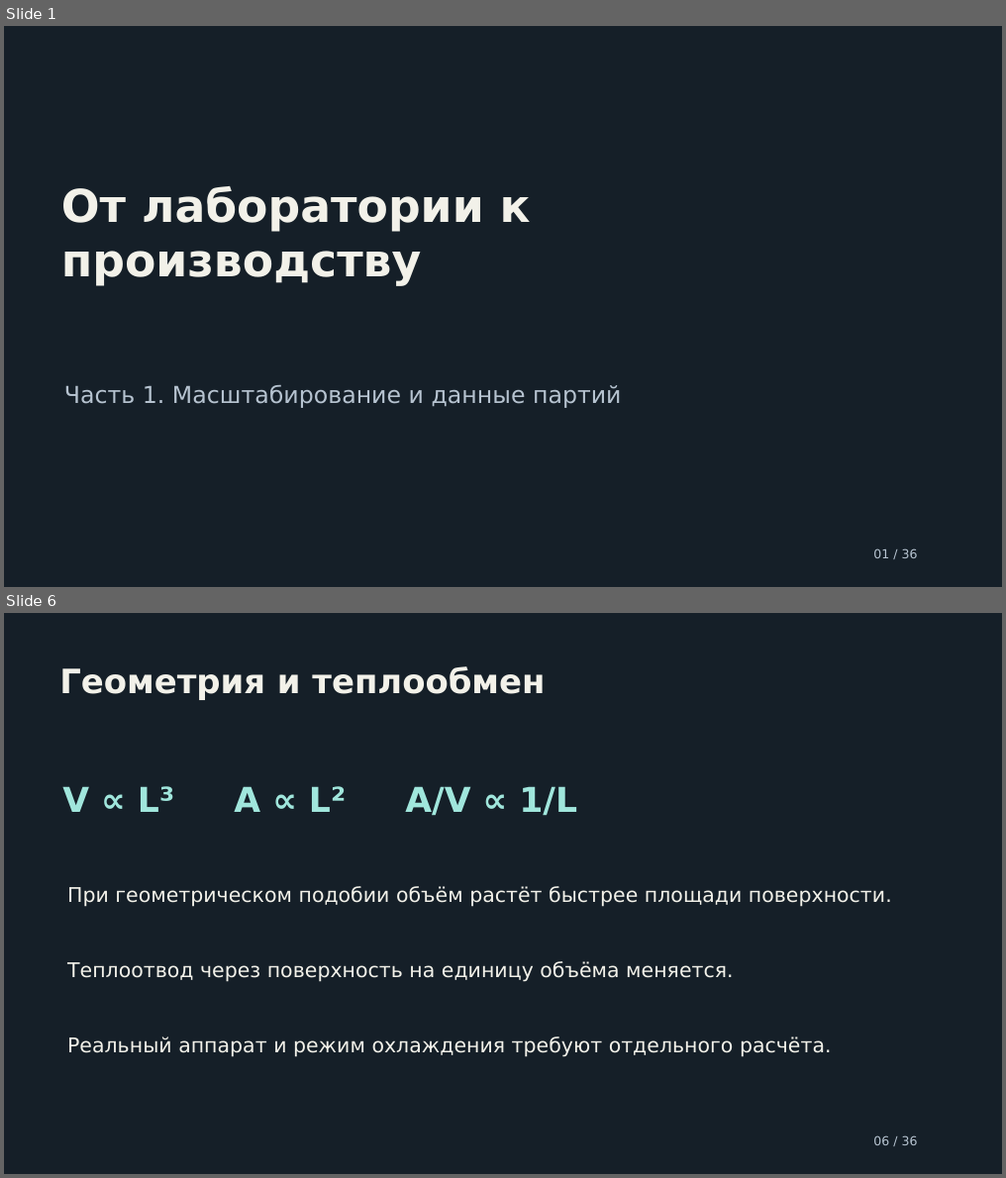
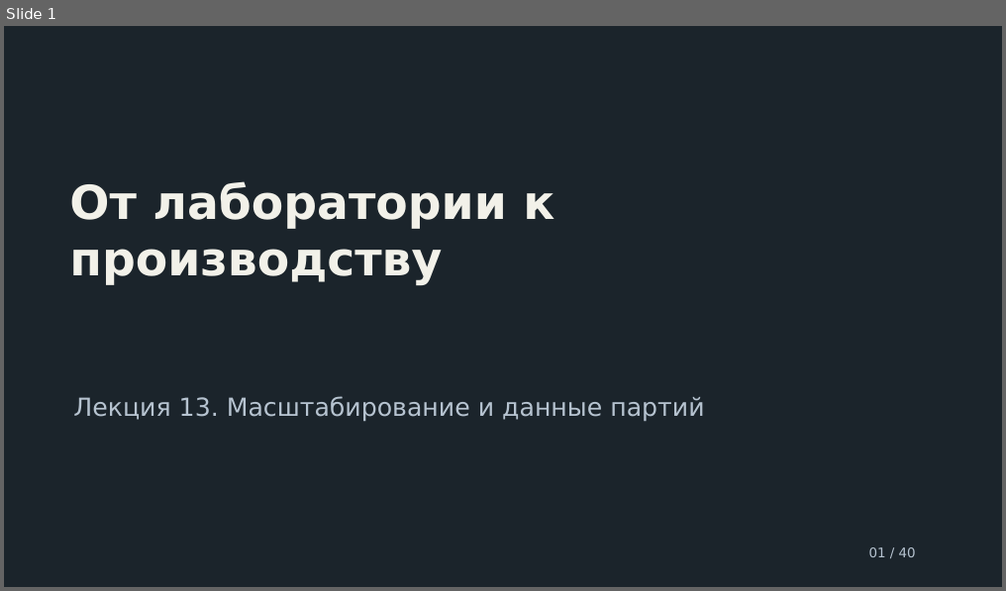
Before and after one commit to ashrpv/computer_science_in_nanoscience, a slide deck: slides/13_from_lab_to_production_scale_and_data.pptx. Shown one above the other, each under a label of ours: slides 1 and 6 before the commit, slide 1 after it; the slides between them are not shown. The pictures are 1006x1178 and 1006x591 pixels, drawn with LibreOffice and Linux fonts; fonts in the diff are those of the drawing. Boxes give left, top, right and bottom in pixels: in the first picture for what was removed or moved away, otherwise in the second. Text is boxed around its words. In the diff, an @@ line names an element or a change of style, - is before the commit and + after.

```diff
--- a/slides/13_from_lab_to_production_scale_and_data.pptx
+++ b/slides/13_from_lab_to_production_scale_and_data.pptx
@@ slide 6 removed at [4, 613, 1002, 1174], background #151F28 @@
@@ text removed at [59, 666, 545, 700] @@
-Геометрия и теплообмен
@@ text removed at [62, 786, 577, 816] @@
-V ∝ L³ A ∝ L² A/V ∝ 1/L
@@ text removed at [67, 886, 892, 907] @@
-При геометрическом подобии объём растёт быстрее площади поверхности.
@@ text removed at [67, 961, 733, 982] @@
-Теплоотвод через поверхность на единицу объёма меняется.
@@ text removed at [67, 1037, 832, 1058] @@
-Реальный аппарат и режим охлаждения требуют отдельного расчёта.
@@ text removed at [873, 1136, 918, 1146] @@
-06 / 36
@@ slide 1 changed as well @@
@@ background #151F28 to #1B242B @@
@@ text at [69, 181, 554, 286]: text changed; size 43.5 to 45 pt @@
-От лаборатории к производству
+От лаборатории к
+производству
@@ text at [73, 396, 704, 422]: text changed; size 22.5 to 24 pt @@
-Часть 1. Масштабирование и данные партий
+Лекция 13. Масштабирование и данные партий
@@ vertical alignment middle to top in 3 elements at [69, 181, 554, 286], [73, 396, 704, 422], [869, 548, 916, 558] @@
@@ text at [869, 548, 916, 558]: text changed; size 12 to 12.8 pt @@
-01 / 36
+01 / 40
```
Also in this commit, not shown: 39 slides added, 34 other slides removed, 5 other files.
